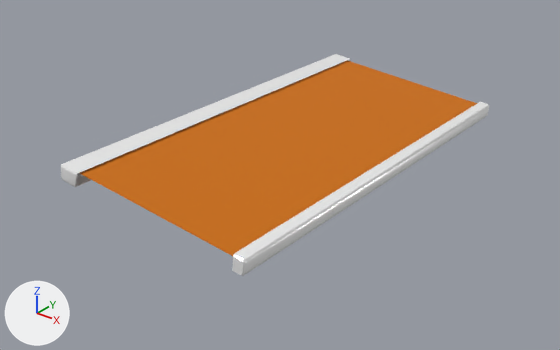
The glTF model models/products/Sonnentraum.glb, before and after one commit.
Camera for both pictures: a 50 mm camera at (4.08, -5.43, 2.9) aimed at (-0.06, -0.25, -0.31). The axes (+X, +Y, +Z) are drawn at lower left. The lights are the same throughout. Where no turn or scale is listed for an object, it has been applied to the vertices.
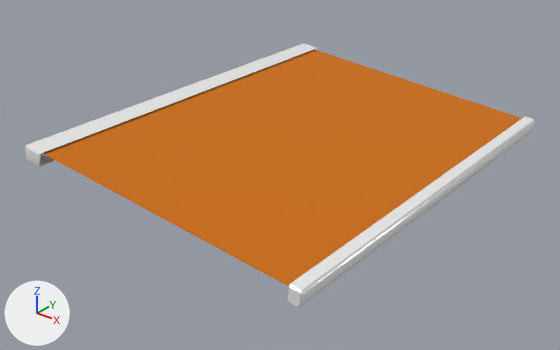
What changed in the scene script:
```text
Change ob_edge_003:
    ob_edge_003.location: (-0.956, -0.095, 0.103) -> (-1.438, -0.095, 0.145)
Change ob_plane:
    ob_plane.location: (0.962, -0.69, -0.07) -> (1.465, -0.69, -0.114)
Change ob_plane_001:
    ob_plane_001.scale: (0.0924, 0.0924, 0.0924) -> (0.141, 0.0924, 0.0924)
```

Location of each change, [x1, y1, x2, y2] in pixels of the pictures (560 x 350 px):
'Plane.001', rescaled (21% wider, 21% taller): before [80, 60, 477, 256]; after [43, 49, 522, 287]
'Plane', moved: before [232, 102, 489, 276]; after [288, 116, 535, 307]
'Edge.003', moved: before [61, 54, 350, 187]; after [25, 43, 317, 167]
